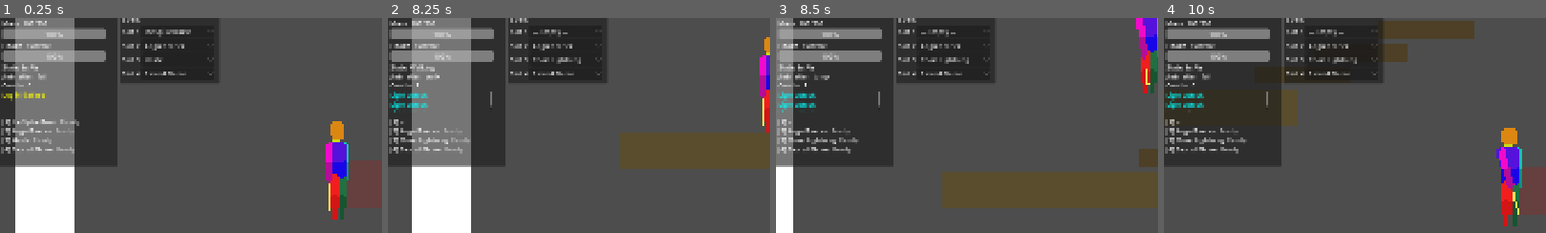
Above: before the commit, frames 1-4 (left to right).
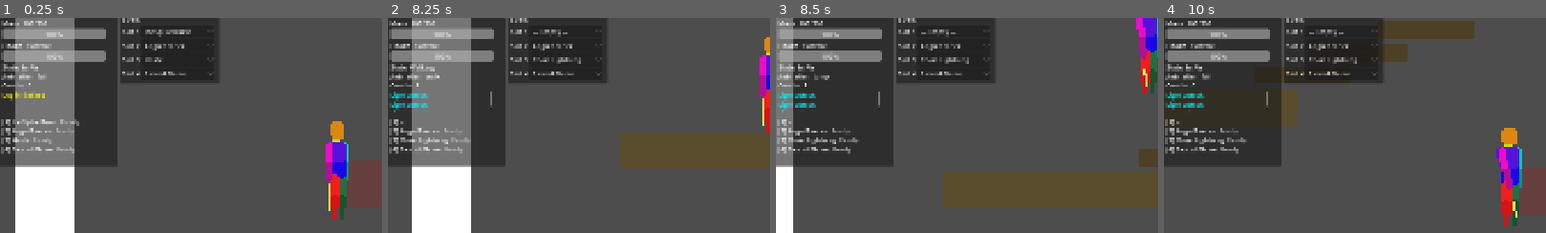
Above: after the commit, the same moments.

Repository: Korasyl/ManaBrawl
Game: Godot game, scene res://scenes/test_environment/test_environment.tscn
Same seed, same stepped clock (60 frames per second), same inputs: the game is played once before the commit and once after it.
Inputs (mouse positions are % of the whole screen's width and height, from its top left):
- Up to frame 1 (0.25 s): no input
- Up to frame 2 (8.25 s): click "No Opponent" at 0.5 s; click "— Empty —" at 1.25 s; click "— Empty —" at 2 s; click "— Empty —" at 2.75 s; click "Test_Default" at 3.5 s; click "Ice Spike Burst" at 4.25 s; click "Aegis Barrier" at 5 s; click "Haste" at 5.75 s; click "Sacred Flame" at 6.5 s; click "Chain Lightning" at 7.25 s; tap Enter at 8 s; move the mouse to (72, 45) at 8.02 s; press the mouse at (72, 45) at 8.03 s; hold D (move_right) from 8.03 s (still down)
- Up to frame 3 (8.5 s): keep holding D (move_right); tap W (jump) at 8.27 s; right-click (72, 45) at 8.3 s
- Up to frame 4 (10 s): move the mouse to (30, 55) at 8.77 s; release the mouse at (30, 55) at 8.78 s; right-click (30, 55) at 8.85 s; tap W (jump) at 9.02 s; click (30, 55) at 9.05 s; move the mouse to (60, 28) at 9.52 s; release D (move_right) at 9.53 s; hold A (move_left) from 9.53 s (still down); hold Alt (block) from 9.53 s (still down); right-click (60, 28) at 9.8 s
The pictures show only the part of the screen within x 1-51%, y 25-75%; the shares and areas given below are measured in that part.

Frames 1-2 are identical in both runs. In frame 3, less than 0.1% of the frame differs, in the area x 95-98%, y 3-32%; in frame 4, 0.2%, in the area x 87-93%, y 60-93%.

Commit message:
Fix dropdown visibility, unified aim direction, and backward firing
1. Dropdown visibility (opponent_mode_selector.gd):
   - Use dropdown selection as source of truth instead of tree scanning.
     queue_free() is deferred, so scanning the tree immediately after
     clearing opponents would find stale nodes and re-show selectors.
   - Remove node_added/node_removed listener that re-triggered the
     broken visibility logic on every unrelated tree change.
   - Split refresh_binding into deferred call so spawned opponents are
     fully in the tree before selectors try to bind to them.

2. Unified aim direction (crayola_rig.gd):
   - Compute a single canonical aim direction from the rig's chest pivot
     (aim origin) toward the cursor. All systems—arm rotation, aim line,
     and projectile firing—now share this direction.
   - Forearm bend compensation: the forearm adds forearm_aim_ratio (25%)
     of the upper arm rotation. The solver now divides the desired angle
     by (1 + ratio) so the weapon tip aligns with the aim direction
     instead of overshooting.
   - Forward hemisphere clamping (Starbound-style): if the cursor is
     behind the character, the aim direction clamps to vertical. A
     minimum distance check (10px) prevents wild angle instability
     when the cursor is on top of the player.
   - Exposed get_aim_direction() and get_aim_origin() public API.
   - Removed _compute_aim_angle() (replaced by inline math in
     update_arm_aim).
   - forearm_aim_ratio is now an @export for per-rig tuning.

3. Player fire direction (player.gd):
   - Added _get_fire_direction() helper that queries the rig's canonical
     aim direction (with muzzle-to-cursor fallback when no rig exists).
   - Updated fire_projectile(), _fire_spell_projectile(), aim line
     drawing, and handle_ranged_mode() to use _get_fire_direction().

https://claude.ai/code/session_01UfKEibrkLfffK8tkVG9mJj

Diff:
--- a/characters/player.gd
+++ b/characters/player.gd
@@ -1759,8 +1759,7 @@
 
 	if Input.is_action_pressed("ranged_mode"):
 		is_in_ranged_mode = true
-		var spawn_base := _get_projectile_spawn_base()
-		aim_direction = (get_global_mouse_position() - spawn_base).normalized()
+		aim_direction = _get_fire_direction()
 
 		# Fire on LMB (only if no spell queued)
 		if Input.is_action_just_pressed("light_attack") and ranged_cooldown_timer <= 0 and queued_spell_index < 0:
@@ -1780,7 +1779,7 @@
 	var scene := mode.projectile_scene if mode.projectile_scene else projectile_scene
 	var proj = scene.instantiate()
 	var spawn_base := _get_projectile_spawn_base()
-	var fire_dir := (get_global_mouse_position() - spawn_base).normalized()
+	var fire_dir := _get_fire_direction()
 	proj.global_position = spawn_base
 	proj.direction = fire_dir
 	proj.speed = mode.projectile_speed
@@ -1917,6 +1916,16 @@
 		return crayola_rig.get_projectile_spawn_position()
 	return global_position + projectile_spawn_offset
 
+## Get the canonical fire direction. Uses the rig's unified aim direction
+## (computed from chest → cursor, clamped to forward hemisphere) so the
+## arm visual, aim line, and projectile all agree on direction.
+## Falls back to muzzle→cursor when no rig is available.
+func _get_fire_direction() -> Vector2:
+	if crayola_rig:
+		return crayola_rig.get_aim_direction()
+	var spawn_base := _get_projectile_spawn_base()
+	return (get_global_mouse_position() - spawn_base).normalized()
+
 # ---- Spell System ----
 func _is_spell_channeled(spell: SpellData) -> bool:
 	if spell == null:
@@ -2188,7 +2197,7 @@
 
 func _fire_spell_projectile(spell: SpellData):
 	var spawn_base := _get_projectile_spawn_base()
-	var dir := (get_global_mouse_position() - spawn_base).normalized()
+	var dir := _get_fire_direction()
 	var spell_ctx := {
 		ContextKeys.SOURCE: self,
 		ContextKeys.SPELL_DATA: spell,
@@ -2559,7 +2568,7 @@
 		var origin_g := _get_projectile_spawn_base()          # global spawn origin (same as projectiles)
 		var origin_l := origin_g - global_position            # convert to local space for _draw()
 
-		var dir := (get_global_mouse_position() - origin_g).normalized()
+		var dir := _get_fire_direction()                      # unified direction from rig
 		var aim_end := origin_l + dir * 120
 
 		var line_color: Color
--- a/scenes/ui/opponent_mode_selector.gd
+++ b/scenes/ui/opponent_mode_selector.gd
@@ -26,13 +26,7 @@
 	dropdown.item_selected.connect(_on_mode_selected)
 	dropdown.focus_mode = Control.FOCUS_NONE
 
-	get_tree().node_added.connect(_on_tree_changed)
-	get_tree().node_removed.connect(_on_tree_changed)
-
 	_sync_mode_from_scene()
-	_refresh_selector_visibility()
-
-func _on_tree_changed(_node: Node) -> void:
 	_refresh_selector_visibility()
 
 func _sync_mode_from_scene() -> void:
@@ -47,10 +41,6 @@
 	_set_mode(index)
 
 func _set_mode(mode: int) -> void:
-	# Hide both control panels immediately so "No Opponent" never leaves stale UI visible
-	_set_selector_visible(dummy_selector_path, false)
-	_set_selector_visible(ai_selector_path, false)
-
 	_clear_existing_opponents()
 	var spawned: Node = null
 	match mode:
@@ -58,13 +48,11 @@
 			spawned = _spawn_scene(dummy_scene, "TrainingDummy")
 		OpponentMode.AI_OPPONENT:
 			spawned = _spawn_scene(ai_opponent_scene, "AIOpponent")
-		_:
-			pass
 
 	emit_signal("opponent_mode_changed", mode, spawned)
 	_refresh_selector_visibility()
-	# queue_free() removal resolves at frame end, so re-run once deferred for final truth
-	call_deferred("_refresh_selector_visibility")
+	# Deferred refresh_binding so the spawned node is fully in the tree.
+	call_deferred("_refresh_selector_bindings")
 
 
 func _set_selector_visible(path: NodePath, visible: bool) -> void:
@@ -99,17 +87,20 @@
 	return get_tree().current_scene
 
 func _refresh_selector_visibility() -> void:
-	var dummy_active := get_tree().get_first_node_in_group("training_dummy") != null
-	var ai_active := get_tree().get_first_node_in_group("ai_opponent") != null
+	# Use the dropdown selection as the source of truth — not tree scanning.
+	# Tree scanning is unreliable because queue_free() is deferred.
+	var mode := dropdown.selected as int
+	_set_selector_visible(dummy_selector_path, mode == OpponentMode.TRAINING_DUMMY)
+	_set_selector_visible(ai_selector_path, mode == OpponentMode.AI_OPPONENT)
 
-	var dummy_selector := get_node_or_null(dummy_selector_path)
-	if dummy_selector and dummy_selector is CanvasItem:
-		dummy_selector.visible = dummy_active
-		if dummy_selector.has_method("refresh_binding"):
-			dummy_selector.call("refresh_binding")
-
-	var ai_selector := get_node_or_null(ai_selector_path)
-	if ai_selector and ai_selector is CanvasItem:
-		ai_selector.visible = ai_active
-		if ai_selector.has_method("refresh_binding"):
-			ai_selector.call("refresh_binding")
+func _refresh_selector_bindings() -> void:
+	var mode := dropdown.selected as int
+	match mode:
+		OpponentMode.TRAINING_DUMMY:
+			var sel := get_node_or_null(dummy_selector_path)
+			if sel and sel.has_method("refresh_binding"):
+				sel.call("refresh_binding")
+		OpponentMode.AI_OPPONENT:
+			var sel := get_node_or_null(ai_selector_path)
+			if sel and sel.has_method("refresh_binding"):
+				sel.call("refresh_binding")
--- a/scripts/visuals/crayola_rig.gd
+++ b/scripts/visuals/crayola_rig.gd
@@ -47,6 +47,11 @@
 ## Default 1.2 allows ~69° downward.
 @export var aim_angle_max: float = 1.2
 
+## How much the forearm bends relative to the upper arm during aim.
+## e.g., 0.25 means the forearm adds 25% of the upper arm rotation.
+## The arm solver compensates for this so the weapon tip aligns with the aim direction.
+@export var forearm_aim_ratio: float = 0.25
+
 ## Downward screen-space compensation (pixels) applied while aiming.
 ## Positive values pull the arm aim slightly lower to align hand/muzzle with cursor.
 @export var aim_vertical_compensation: float = 10.0
@@ -57,6 +62,11 @@
 var _facing_right: bool = true
 var _front_arm_angle: float = 0.0
 var _back_arm_angle: float = 0.0
+
+## Canonical aim direction (world-space, normalized). Shared by arm aiming,
+## aim line, and projectile firing so they all agree. Computed from the rig's
+## aim origin (chest) toward the cursor, clamped to the forward hemisphere.
+var _current_aim_direction: Vector2 = Vector2.RIGHT
 var _stomach_base_position: Vector2 = Vector2.ZERO
 var _front_arm_rest_rotation: float = 0.0
 var _back_arm_rest_rotation: float = 0.0
@@ -316,10 +326,16 @@
 ## Update arm aiming. Call every frame AFTER apply_weapon_state.
 ## aim_active: whether any arm should be code-driven this frame.
 ## aim_world_pos: mouse position in world coordinates.
+##
+## This computes a single canonical aim direction from the rig's aim origin
+## (chest pivot) toward the cursor, clamped to the forward hemisphere so the
+## player can never fire backward. The arm rotation is solved so the weapon
+## tip aligns with this direction (compensating for the forearm bend).
+## Retrieve the result via get_aim_direction() for projectile/aim-line use.
 func update_arm_aim(aim_active: bool, aim_world_pos: Vector2) -> void:
 	if not aim_active:
 		# No aiming — smoothly return to rest pose.
-		# (Especially important for rigs without AnimationTree blend tracks.)
+		_current_aim_direction = Vector2.RIGHT if _facing_right else Vector2.LEFT
 		var reset_lerp := 0.20 * arm_lerp_speed / 18.0
 		_front_arm_angle = lerp_angle(_front_arm_angle, _front_arm_rest_rotation, reset_lerp)
 		_back_arm_angle = lerp_angle(_back_arm_angle, _back_arm_rest_rotation, reset_lerp)
@@ -330,27 +346,57 @@
 		_sync_weapon_rotation_to_hand()
 		return
 
+	# ---- 1. Compute canonical aim direction from aim origin to cursor ----
+	var aim_origin := get_aim_origin()
+	var compensated_aim := aim_world_pos + Vector2(0, aim_vertical_compensation)
+	var raw_dir := compensated_aim - aim_origin
+	var facing_sign := 1.0 if _facing_right else -1.0
+
+	# Enforce minimum distance to avoid wild angles when cursor is on top of player.
+	if raw_dir.length_squared() < 100.0:  # < 10px
+		raw_dir = Vector2(facing_sign, 0.0)
+
+	# ---- 2. Clamp to forward hemisphere (Starbound-style) ----
+	# The character already flips to face the cursor, so this primarily guards
+	# against edge cases where the muzzle is ahead of the player center.
+	if raw_dir.x * facing_sign < 0.0:
+		# Cursor is behind the character — clamp to vertical (straight up/down).
+		raw_dir.x = 0.0
+		if raw_dir.length_squared() < 1.0:
+			raw_dir = Vector2(facing_sign, 0.0)
+
+	_current_aim_direction = raw_dir.normalized()
+
+	# ---- 3. Convert to local arm angle and compensate for forearm bend ----
+	var local_dir := _current_aim_direction
+	if not _facing_right:
+		local_dir.x = -local_dir.x
+
+	# Desired angle for the weapon tip (forearm end) in rig-local space.
+	var desired_angle := local_dir.angle() - PI / 2.0
+	desired_angle = clamp(desired_angle, aim_angle_min, aim_angle_max)
+
+	# The weapon inherits the combined upper arm + forearm rotation.
+	# total_weapon_angle = upper_angle * (1 + forearm_aim_ratio)
+	# Solve for upper_angle so the weapon tip points at desired_angle.
+	var upper_angle := desired_angle / (1.0 + forearm_aim_ratio)
+
+	# ---- 4. Apply to arms ----
 	var flags := _get_current_aim_flags()
-	# Fallback: if no pose/flags are configured, still aim the front arm for free-aim gameplay.
 	if flags == 0:
-		flags = 1
+		flags = 1  # Fallback: aim front arm for free-aim gameplay.
 
 	var lerp_factor := 0.15 * arm_lerp_speed / 18.0
-	var compensated_aim_world_pos := aim_world_pos + Vector2(0, aim_vertical_compensation)
-
-	# Front arm code aim
+
 	if flags & 1:
-		var target := _compute_aim_angle(front_arm_pivot.global_position, compensated_aim_world_pos)
-		_front_arm_angle = lerp_angle(_front_arm_angle, target, lerp_factor)
+		_front_arm_angle = lerp_angle(_front_arm_angle, upper_angle, lerp_factor)
 		front_arm_pivot.rotation = _front_arm_angle
-		front_forearm.rotation = _front_arm_angle * 0.25
-
-	# Back arm code aim
+		front_forearm.rotation = _front_arm_angle * forearm_aim_ratio
+
 	if flags & 2:
-		var target := _compute_aim_angle(back_arm_pivot.global_position, compensated_aim_world_pos)
-		_back_arm_angle = lerp_angle(_back_arm_angle, target, lerp_factor)
+		_back_arm_angle = lerp_angle(_back_arm_angle, upper_angle, lerp_factor)
 		back_arm_pivot.rotation = _back_arm_angle
-		back_forearm.rotation = _back_arm_angle * 0.25
+		back_forearm.rotation = _back_arm_angle * forearm_aim_ratio
 
 	_sync_weapon_rotation_to_hand()
 
@@ -396,6 +442,16 @@
 	if _active_weapon_pose and _active_weapon_pose.use_arm_sequence:
 		return _sequence_index
 	return -1
+
+## Get the canonical aim direction (world-space, normalized).
+## All systems (projectiles, aim line, arm visuals) should use this to stay in sync.
+func get_aim_direction() -> Vector2:
+	return _current_aim_direction
+
+## Get the aim origin point (world-space). Used as the reference point for
+## computing aim direction. Currently the chest pivot position.
+func get_aim_origin() -> Vector2:
+	return chest_pivot.global_position
 
 # ========================================================================
 # INTERNAL
@@ -451,13 +507,6 @@
 			anim_player.play(back_anim)
 		elif front_anim != &"" and anim_player.has_animation(front_anim):
 			anim_player.play(front_anim)
-
-func _compute_aim_angle(shoulder_pos: Vector2, aim_world_pos: Vector2) -> float:
-	var world_dir := aim_world_pos - shoulder_pos
-	if not _facing_right:
-		world_dir.x = -world_dir.x
-	var aim_angle := world_dir.angle() - PI / 2.0
-	return clamp(aim_angle, aim_angle_min, aim_angle_max)
 
 func _set_tree_body_state(anim: StringName) -> void:
 	if anim_tree == null:
